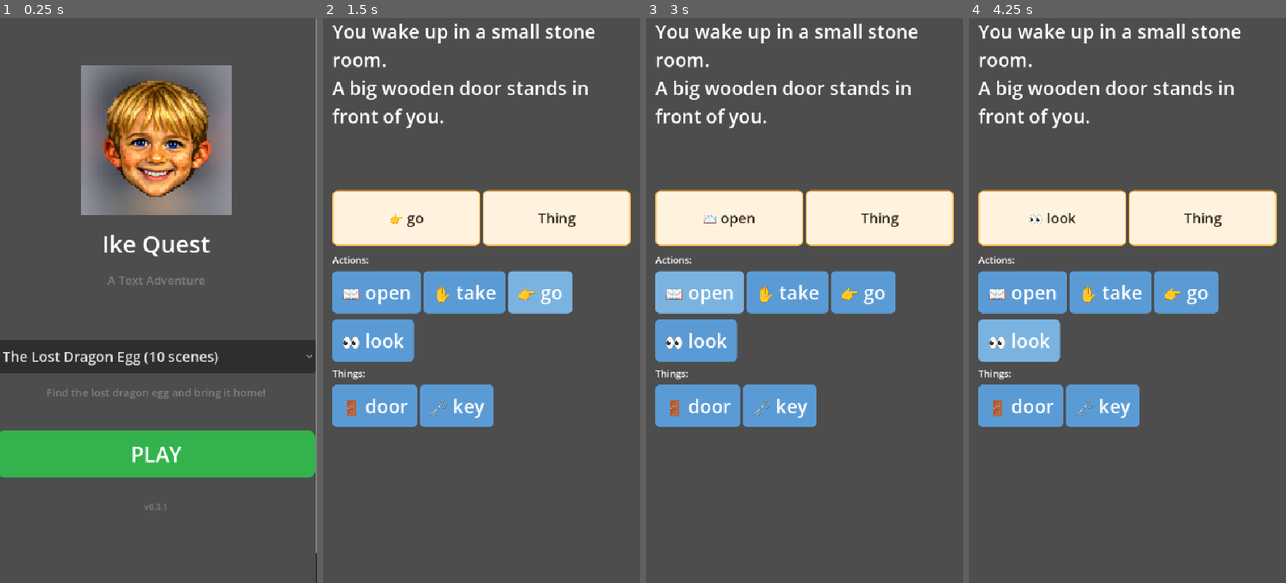
Above: before the commit, frames 1-4 (left to right).
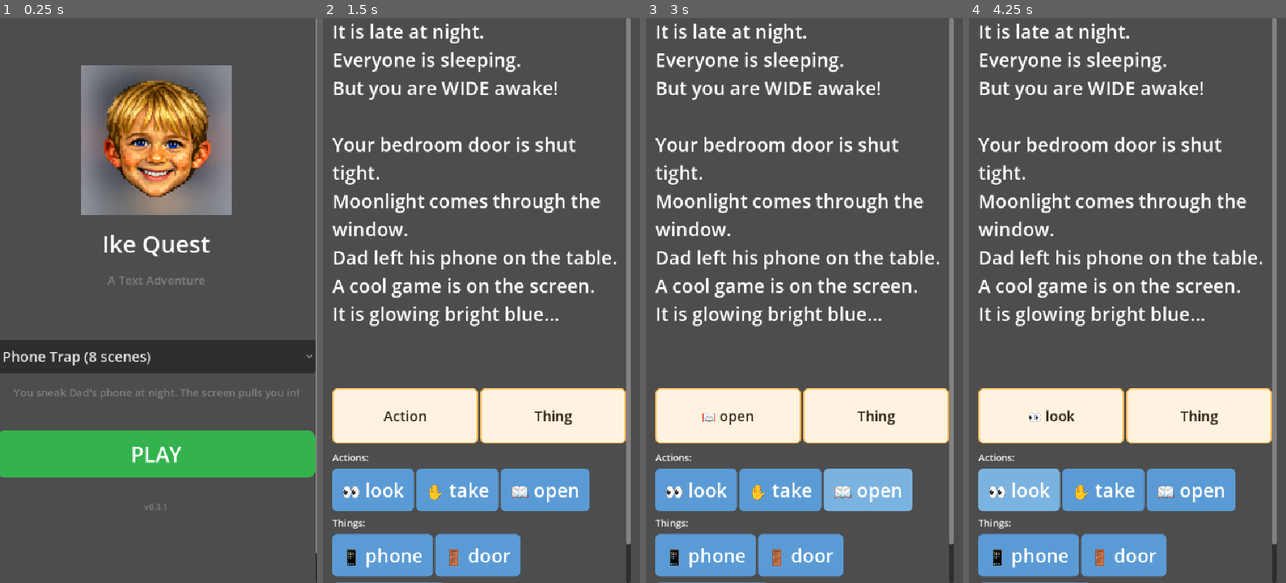
Above: after the commit, the same moments.

Repository: DlaregY/kid-text-adventure
Game: Godot game, scene res://Game.tscn
The game is run twice, just before and just after one commit, with the same random seed, the same clock (stepped at 60 frames per second) and the same inputs.
Inputs (mouse positions are in pixels of both pictures, inside the frame that each line leads up to):
- Up to frame 1 (0.25 s): no input
- Up to frame 2 (1.5 s): click "PLAY" at 0.5 s; click (541, 294) at 1.25 s, where only the run before the commit has a clickable "👉 go"
- Up to frame 3 (3 s): click (864, 294) at 2 s, where only the run before the commit has a clickable "👉 go"; click "📖 open" at 2.75 s
- Up to frame 4 (4.25 s): click "👀 look" at 3.5 s

The runs differ from the first frame. In frame 1, 1.1% of the frame differs, in the area x 0-95%, y 58-68%; in frame 2, 44%; in frame 3, 44%; in frame 4, 44%, in the area x 2-98%, y 0-100%.

Commit message:
Add "Phone Trap" story: 8-scene futuristic adventure
Kid sneaks Dad's phone at night, gets sucked into Phone World,
meets Byte the robot, defeats bugs and the Phone Boss to escape.
97 explicit commands with contextual responses for every
tile+inventory combination. 6 new emoji tokens added.

Co-Authored-By: Claude Opus 4.6 <noreply@anthropic.com>

Diff:
--- a/scripts/Game.gd
+++ b/scripts/Game.gd
@@ -23,6 +23,8 @@
 	"chain": "⛓️", "tunnel": "🚇", "torch": "🔦", "wall": "🧱",
 	"tower": "🗼", "bike": "🏍️", "stairs": "🪜", "ghost": "👻",
 	"home": "🏠", "library": "🏛️",
+	"phone": "📱", "robot": "🤖", "bug": "🐛",
+	"shield": "🛡️", "chip": "💾", "boss": "👾",
 }
 
 const LOOK_FALLBACKS: Array[String] = [
--- /dev/null
+++ b/stories/phone_trap.json
@@ -0,0 +1,656 @@
+{
+  "meta": {
+    "title": "Phone Trap",
+    "version": 1,
+    "teaser": "You sneak Dad's phone at night. The screen pulls you in!"
+  },
+  "vocab": {
+    "look": {"label": "Look"},
+    "go": {"label": "Go"},
+    "take": {"label": "Take"},
+    "open": {"label": "Open"},
+    "talk": {"label": "Talk"},
+    "give": {"label": "Give"},
+    "climb": {"label": "Climb"},
+    "phone": {"label": "Phone"},
+    "robot": {"label": "Robot"},
+    "bug": {"label": "Bug"},
+    "shield": {"label": "Shield"},
+    "chip": {"label": "Chip"},
+    "boss": {"label": "Boss"},
+    "door": {"label": "Door"},
+    "window": {"label": "Window"},
+    "sign": {"label": "Sign"},
+    "box": {"label": "Box"},
+    "torch": {"label": "Torch"},
+    "tower": {"label": "Tower"},
+    "shelf": {"label": "Shelf"},
+    "gate": {"label": "Gate"},
+    "fire": {"label": "Fire"},
+    "wall": {"label": "Wall"},
+    "tunnel": {"label": "Tunnel"},
+    "home": {"label": "Home"}
+  },
+  "start_scene": "bedroom",
+  "scenes": {
+    "bedroom": {
+      "text": [
+        "It is late at night.",
+        "Everyone is sleeping.",
+        "But you are WIDE awake!",
+        "",
+        "Your bedroom door is shut tight.",
+        "Moonlight comes through the window.",
+        "Dad left his phone on the table.",
+        "A cool game is on the screen.",
+        "It is glowing bright blue..."
+      ],
+      "tiles": ["look", "take", "open", "phone", "door", "window"],
+      "commands": [
+        {
+          "pattern": ["look", "phone"],
+          "response": "The screen glows bright blue. A game is on it! It looks SO cool!"
+        },
+        {
+          "pattern": ["look", "door"],
+          "response": "Your bedroom door. Shhh! Everyone is sleeping!"
+        },
+        {
+          "pattern": ["look", "window"],
+          "response": "Dark outside. Stars twinkle in the sky. The moon is big and round!"
+        },
+        {
+          "pattern": ["take", "phone"],
+          "response": "You already grabbed the phone! Try opening it!",
+          "requirements": {"inventory_has": ["phone"]}
+        },
+        {
+          "pattern": ["take", "phone"],
+          "response": "You sneak the phone off the table. It feels warm and buzzy!",
+          "effects": {"inventory_add": ["phone"]}
+        },
+        {
+          "pattern": ["take", "door"],
+          "response": "Take the door?! Where would you put it?!"
+        },
+        {
+          "pattern": ["take", "window"],
+          "response": "You can't take a window! That's silly!"
+        },
+        {
+          "pattern": ["open", "phone"],
+          "response": "You tap the screen. The glow gets SUPER bright! The room starts to spin! WHOOOOSH! You are getting SUCKED INTO THE PHONE!",
+          "requirements": {"inventory_has": ["phone"]},
+          "effects": {"inventory_remove": ["phone"]},
+          "next": "pixel_plaza"
+        },
+        {
+          "pattern": ["open", "phone"],
+          "response": "You don't have the phone! Grab it from the table first!"
+        },
+        {
+          "pattern": ["phone", "door"],
+          "response": "You point the phone at the door. The screen just glows blue. Try OPENING the phone instead!"
+        },
+        {
+          "pattern": ["phone", "window"],
+          "response": "You hold the phone up to the window. The moonlight makes the screen glow even brighter! Pretty! But try OPENING it!"
+        },
+        {
+          "pattern": ["open", "door"],
+          "response": "No way! You will wake up Mom and Dad!"
+        },
+        {
+          "pattern": ["open", "window"],
+          "response": "Too late to open the window! The phone is way more interesting!"
+        }
+      ],
+      "default": [
+        "Shhh! Be quiet! Everyone is sleeping!",
+        "That doesn't do anything. The phone looks interesting though...",
+        "Hmm, nope! Try something with the phone!",
+        "You hear Dad snoring. ZZZZZ! Better be sneaky!",
+        "That's not going to help you right now!",
+        "The room is quiet. That glowing phone is calling to you..."
+      ]
+    },
+
+    "pixel_plaza": {
+      "text": [
+        "WHOMP!",
+        "You land on a glowing floor!",
+        "Everything is made of bright colored squares!",
+        "",
+        "A cute little robot waves at you.",
+        "A blinking sign is nearby.",
+        "A glowing door hums on the far wall.",
+        "Where ARE you?!"
+      ],
+      "tiles": ["look", "talk", "go", "robot", "sign", "door"],
+      "commands": [
+        {
+          "pattern": ["look", "robot"],
+          "response": "A small robot with big blue eyes! It is waving at you and beeping!"
+        },
+        {
+          "pattern": ["look", "sign"],
+          "response": "The sign blinks: WELCOME TO PHONE WORLD! EXIT: LOCKED BY PHONE BOSS."
+        },
+        {
+          "pattern": ["look", "door"],
+          "response": "A glowing blue door. It leads deeper into the phone!"
+        },
+        {
+          "pattern": ["talk", "robot"],
+          "response": "Byte beeps. BEEP BOOP! Remember, bugs hate bright light! Use the torch! Go go go!",
+          "requirements": {"flags_true": ["talked_byte"]}
+        },
+        {
+          "pattern": ["talk", "robot"],
+          "response": "BEEP BOOP! I am Byte! You are INSIDE the phone! The Phone Boss locked the exit. You need the POWER CHIP to stop him! Here, take this TORCH! Bugs hate bright light! Now go through that door!",
+          "effects": {"inventory_add": ["torch"], "flags_set": {"talked_byte": true}}
+        },
+        {
+          "pattern": ["talk", "sign"],
+          "response": "You talk to the sign. It just blinks. Signs can't talk, silly!"
+        },
+        {
+          "pattern": ["talk", "door"],
+          "response": "You say hi to the door. It buzzes. Doors don't talk here either!"
+        },
+        {
+          "pattern": ["go", "door"],
+          "response": "Byte gives you a thumbs up. BEEP! Good luck! You step through the glowing door!",
+          "requirements": {"flags_true": ["talked_byte"]},
+          "next": "bug_den"
+        },
+        {
+          "pattern": ["go", "door"],
+          "response": "The door won't budge. Maybe talk to someone first?"
+        },
+        {
+          "pattern": ["go", "robot"],
+          "response": "You walk up to the robot. It beeps and waves! Try TALKING to it!"
+        },
+        {
+          "pattern": ["go", "sign"],
+          "response": "You walk to the sign. It blinks at you. That's it!"
+        },
+        {
+          "pattern": ["torch", "robot"],
+          "response": "You shine the torch at Byte. BEEP! TOO BRIGHT! Byte covers its eyes. Oops! Save the torch for the BUGS!"
+        },
+        {
+          "pattern": ["torch", "sign"],
+          "response": "You shine the torch at the sign. The letters glow brighter! Still says the same thing though."
+        },
+        {
+          "pattern": ["torch", "door"],
+          "response": "You shine the torch at the door. It glows blue. Save the torch for later! Go through the DOOR!"
+        }
+      ],
+      "default": [
+        "BEEP BOOP! That didn't do anything!",
+        "The pixels flash but nothing happens!",
+        "Hmm, try talking to the robot! It looks friendly!",
+        "Nope! Everything just blinks and beeps!",
+        "That's not how things work in Phone World!",
+        "The glowing floor hums. Try something else!"
+      ]
+    },
+
+    "bug_den": {
+      "text": [
+        "You walk into a dark room.",
+        "Broken bits of code float in the air!",
+        "",
+        "A GIANT BUG blocks the path!",
+        "It crackles and sparks!",
+        "Behind it, you can just see a door.",
+        "There is an old box in the corner."
+      ],
+      "tiles": ["look", "take", "open", "bug", "box", "door"],
+      "commands": [
+        {
+          "pattern": ["look", "bug"],
+          "response": "A BIG glitchy bug! It crackles with sparks. It looks scared of bright LIGHT!"
+        },
+        {
+          "pattern": ["look", "box"],
+          "response": "An old dusty box. You peek inside... nothing but code dust! Achoo!"
+        },
+        {
+          "pattern": ["look", "door"],
+          "response": "A door behind the bug! But the bug is blocking the way!"
+        },
+        {
+          "pattern": ["open", "box"],
+          "response": "You open the box all the way. Empty! Just some dusty old code crumbs."
+        },
+        {
+          "pattern": ["open", "door"],
+          "response": "You can't reach the door! The bug is in the way!"
+        },
+        {
+          "pattern": ["open", "bug"],
+          "response": "Open a bug?! Ewww! That's gross! No thank you!"
+        },
+        {
+          "pattern": ["take", "bug"],
+          "response": "BZZZT! The bug zaps your hand! OUCH! Don't touch it!"
+        },
+        {
+          "pattern": ["take", "box"],
+          "response": "The box falls apart when you try to pick it up! Too old!"
+        },
+        {
+          "pattern": ["take", "door"],
+          "response": "You can't take a door! And the bug is in the way anyway!"
+        },
+        {
+          "pattern": ["torch", "bug"],
+          "response": "You shine the torch RIGHT at the bug! BZZZZZT! CRACKLE! POP! The bug glitches and fizzles into nothing! The path is clear!",
+          "requirements": {"inventory_has": ["torch"]},
+          "effects": {"inventory_remove": ["torch"]},
+          "next": "data_tower"
+        },
+        {
+          "pattern": ["torch", "door"],
+          "response": "The door doesn't need light! That BUG does!"
+        },
+        {
+          "pattern": ["torch", "box"],
+          "response": "You shine the torch at the box. It's just an old box! Try the bug!"
+        }
+      ],
+      "default": [
+        "The bug crackles at you! Better find another way!",
+        "Bits of code float past your head. Weird!",
+        "Nope! That bug is still blocking the way!",
+        "That didn't work! The bug sparks at you!",
+        "Hmm, bugs don't like bright things... just saying!",
+        "Try something else! That glitchy bug isn't moving!"
+      ]
+    },
+
+    "data_tower": {
+      "text": [
+        "WOW!",
+        "Huge towers of blinking lights stretch way up!",
+        "Wires criss-cross everywhere like a jungle!",
+        "",
+        "A big locked gate blocks the way.",
+        "Way up on a high shelf, something is shining!"
+      ],
+      "tiles": ["look", "climb", "open", "tower", "shelf", "gate"],
+      "commands": [
+        {
+          "pattern": ["look", "tower"],
+          "response": "The towers hum and blink with tiny lights. They must be the phone's brain!"
+        },
+        {
+          "pattern": ["look", "shelf"],
+          "response": "Way up high on a shelf... is that a KEY? It is glowing gold!"
+        },
+        {
+          "pattern": ["look", "gate"],
+          "response": "A big heavy gate. It has a glowing keyhole in the middle."
+        },
+        {
+          "pattern": ["climb", "tower"],
+          "response": "Way too smooth and tall! You slide right back down! Wheee!"
+        },
+        {
+          "pattern": ["climb", "gate"],
+          "response": "The gate is too slippery to climb! Try opening it?"
+        },
+        {
+          "pattern": ["climb", "shelf"],
+          "response": "You already grabbed the key! Try the gate!",
+          "requirements": {"inventory_has": ["key"]}
+        },
+        {
+          "pattern": ["climb", "shelf"],
+          "response": "You scramble up the shelves! Almost... almost... GOT IT! A glowing KEY!",
+          "effects": {"inventory_add": ["key"]}
+        },
+        {
+          "pattern": ["open", "gate"],
+          "response": "You push the key into the lock. CLICK! CLUNK! The gate swings open! Behind it, a glowing SHIELD sits on a pedestal. You grab it!",
+          "requirements": {"inventory_has": ["key"]},
+          "effects": {"inventory_remove": ["key"], "inventory_add": ["shield"]},
+          "next": "firewall"
+        },
+        {
+          "pattern": ["open", "gate"],
+          "response": "It is locked tight! You need a key! Maybe look UP?"
+        },
+        {
+          "pattern": ["open", "tower"],
+          "response": "The towers don't open! They just hum and blink!"
+        },
+        {
+          "pattern": ["open", "shelf"],
+          "response": "It's a shelf, not a door! Try climbing it!"
+        },
+        {
+          "pattern": ["key", "gate"],
+          "response": "You push the glowing key into the lock. CLICK! The gate opens! A shiny SHIELD is inside! You grab it!",
+          "requirements": {"inventory_has": ["key"]},
+          "effects": {"inventory_remove": ["key"], "inventory_add": ["shield"]},
+          "next": "firewall"
+        },
+        {
+          "pattern": ["key", "tower"],
+          "response": "You press the key against the tower. No keyhole here! The key goes in the GATE!"
+        },
+        {
+          "pattern": ["key", "shelf"],
+          "response": "You poke the shelf with the key. Nope! The key fits in the GATE, silly!"
+        }
+      ],
+      "default": [
+        "The towers blink at you. Blink blink blink!",
+        "Wires buzz overhead! Don't touch them!",
+        "That didn't work! The gate is still locked!",
+        "Hmm, that shiny thing on the shelf looks important!",
+        "Nope! Try something else! Look around!",
+        "The phone's brain hums. So many blinking lights!"
+      ]
+    },
+
+    "firewall": {
+      "text": [
+        "WHOOSH!",
+        "A HUGE wall of FIRE blocks the path!",
+        "Flames crackle and pop everywhere!",
+        "",
+        "It is SO hot!",
+        "An old metal box sits near the wall.",
+        "No way around it.",
+        "The only way is THROUGH!"
+      ],
+      "tiles": ["look", "open", "go", "fire", "wall", "box"],
+      "commands": [
+        {
+          "pattern": ["look", "fire"],
+          "response": "Bright orange and red flames! They are made of code but feel SUPER hot!"
+        },
+        {
+          "pattern": ["look", "wall"],
+          "response": "The firewall goes all the way up and all the way across. No sneaking around it!"
+        },
+        {
+          "pattern": ["look", "box"],
+          "response": "An old metal box. The lid is welded shut. There's nothing useful inside."
+        },
+        {
+          "pattern": ["open", "box"],
+          "response": "It won't open! The lid is welded shut! Just an old junk box."
+        },
+        {
+          "pattern": ["open", "fire"],
+          "response": "You can't OPEN fire! That's not how fire works!"
+        },
+        {
+          "pattern": ["open", "wall"],
+          "response": "The wall is made of fire! It doesn't have a door!"
+        },
+        {
+          "pattern": ["shield", "fire"],
+          "response": "You hold up the shield and walk RIGHT THROUGH the fire! Flames bounce off everywhere! You are totally safe! SO COOL!",
+          "requirements": {"inventory_has": ["shield"]},
+          "effects": {"inventory_remove": ["shield"]},
+          "next": "dark_tunnel"
+        },
+        {
+          "pattern": ["go", "fire"],
+          "response": "You hold up the shield and march through the flames! They bounce right off! AMAZING! You made it through!",
+          "requirements": {"inventory_has": ["shield"]},
+          "effects": {"inventory_remove": ["shield"]},
+          "next": "dark_tunnel"
+        },
+        {
+          "pattern": ["go", "fire"],
+          "response": "OW OW OW! Way too hot! You jump back! You need something to BLOCK the heat!"
+        },
+        {
+          "pattern": ["go", "wall"],
+          "response": "OUCH! The wall IS the fire! Don't walk into it!"
+        },
+        {
+          "pattern": ["go", "box"],
+          "response": "You walk to the box. It's just old junk. Can't help you here."
+        },
+        {
+          "pattern": ["shield", "wall"],
+          "response": "You push the shield against the wall. The fire is everywhere! Try walking through the FIRE with the shield!"
+        },
+        {
+          "pattern": ["shield", "box"],
+          "response": "You bonk the box with the shield. CLANG! Nothing happens. Use the shield on the FIRE!"
+        }
+      ],
+      "default": [
+        "WHOOSH! The fire crackles at you!",
+        "That didn't help! The flames are still blazing!",
+        "Too hot too hot! Try something else!",
+        "Nope! The firewall is not going anywhere!",
+        "Maybe use something to protect yourself?",
+        "CRACKLE POP! The fire laughs at you! Wait, fire can't laugh."
+      ]
+    },
+
+    "dark_tunnel": {
+      "text": [
+        "You made it through the fire!",
+        "But now it is REALLY dark in here.",
+        "You can barely see!",
+        "",
+        "A faint glow comes from the ground.",
+        "A sign is on the wall.",
+        "The tunnel goes deeper..."
+      ],
+      "tiles": ["look", "take", "go", "chip", "sign", "tunnel"],
+      "commands": [
+        {
+          "pattern": ["look", "chip"],
+          "response": "A glowing chip on the ground! It says POWER CHIP on the side. This must be what Byte told you about!"
+        },
+        {
+          "pattern": ["look", "sign"],
+          "response": "The sign reads: BOSS ROOM AHEAD. BEWARE! The letters blink red. Gulp!"
+        },
+        {
+          "pattern": ["look", "tunnel"],
+          "response": "The dark tunnel goes deeper. A faint red glow comes from far ahead. Creepy!"
+        },
+        {
+          "pattern": ["take", "chip"],
+          "response": "You already grabbed the Power Chip! Time to go!",
+          "requirements": {"inventory_has": ["chip"]}
+        },
+        {
+          "pattern": ["take", "chip"],
+          "response": "You grab the Power Chip! It hums and buzzes with energy in your hand!",
+          "effects": {"inventory_add": ["chip"]}
+        },
+        {
+          "pattern": ["take", "sign"],
+          "response": "The sign is bolted to the wall! You can't take it!"
+        },
+        {
+          "pattern": ["take", "tunnel"],
+          "response": "You can't take a tunnel! That's not how tunnels work!"
+        },
+        {
+          "pattern": ["go", "tunnel"],
+          "response": "You squeeze the Power Chip tight and walk toward the red glow. Here goes nothing...",
+          "requirements": {"inventory_has": ["chip"]},
+          "next": "boss_room"
+        },
+        {
+          "pattern": ["go", "tunnel"],
+          "response": "It's too dark and scary! You should look around first. Don't go empty-handed!"
+        },
+        {
+          "pattern": ["go", "sign"],
+          "response": "You walk up to the sign. BOSS ROOM AHEAD. BEWARE! Yikes!"
+        },
+        {
+          "pattern": ["go", "chip"],
+          "response": "You already have the chip! Time to GO through the TUNNEL!",
+          "requirements": {"inventory_has": ["chip"]}
+        },
+        {
+          "pattern": ["go", "chip"],
+          "response": "You walk to the glowing chip. Maybe TAKE it?"
+        },
+        {
+          "pattern": ["chip", "sign"],
+          "response": "You hold the chip near the sign. It buzzes but the sign just blinks. Save the chip for the BOSS!"
+        },
+        {
+          "pattern": ["chip", "tunnel"],
+          "response": "Don't waste the chip here! You need it for the BOSS! Just GO through the TUNNEL!"
+        }
+      ],
+      "default": [
+        "It is too dark to do that!",
+        "You bump into a wall! OOF! Can't see much!",
+        "Hmm, that faint glow on the ground looks important!",
+        "Nope! It's too dark and spooky!",
+        "You hear strange beeps deep in the tunnel!",
+        "That didn't work! Try looking around first!"
+      ]
+    },
+
+    "boss_room": {
+      "text": [
+        "A HUGE room glows red!",
+        "In the middle floats a BIG scary thing!",
+        "It has angry glowing eyes!",
+        "",
+        "It is the PHONE BOSS!",
+        "'YOU CANNOT LEAVE!' it booms.",
+        "'I WILL KEEP YOU HERE FOREVER!'",
+        "Behind it, you can see a door. The exit!"
+      ],
+      "tiles": ["look", "talk", "give", "go", "boss", "door"],
+      "commands": [
+        {
+          "pattern": ["look", "boss"],
+          "response": "The Phone Boss! Big and scary with glowing red eyes. It runs on POWER. Maybe you can OVERLOAD it!"
+        },
+        {
+          "pattern": ["look", "door"],
+          "response": "A door behind the Phone Boss! That must be the exit! But the Boss is in the way!"
+        },
+        {
+          "pattern": ["talk", "boss"],
+          "response": "'HA HA HA! You are stuck here FOREVER, little human! Nothing can stop me!' The Boss laughs."
+        },
+        {
+          "pattern": ["talk", "door"],
+          "response": "You yell at the door. HELP! But nobody answers."
+        },
+        {
+          "pattern": ["go", "boss"],
+          "response": "The Phone Boss zaps you back! 'NICE TRY!' it laughs. ZAP! Ow!"
+        },
+        {
+          "pattern": ["go", "door"],
+          "response": "The Phone Boss blocks the door! 'YOU SHALL NOT PASS!' it booms!"
+        },
+        {
+          "pattern": ["give", "boss"],
+          "response": "You try to hand over the chip nicely. The Boss just laughs! 'HA!' Maybe try a more... FORCEFUL approach!",
+          "requirements": {"inventory_has": ["chip"]}
+        },
+        {
+          "pattern": ["give", "boss"],
+          "response": "Give what? You need something POWERFUL to stop this thing!"
+        },
+        {
+          "pattern": ["give", "door"],
+          "response": "Give what to the door? That doesn't make sense!"
+        },
+        {
+          "pattern": ["chip", "boss"],
+          "response": "You SLAM the Power Chip into the Phone Boss! BZZZZZT! CRACKLE! ZAP! Sparks fly everywhere! 'NOOOOOO!' it screams! The Phone Boss shakes and wobbles and... CRASH! It powers down! The door behind it swings open! A bright swirling PORTAL appears!",
+          "requirements": {"inventory_has": ["chip"]},
+          "effects": {"inventory_remove": ["chip"]},
+          "next": "home"
+        },
+        {
+          "pattern": ["chip", "door"],
+          "response": "You press the chip against the door. Nothing! The BOSS is the problem, not the door! Use the chip on the BOSS!"
+        }
+      ],
+      "default": [
+        "'HA HA HA!' the Phone Boss laughs at you!",
+        "The Boss zaps the floor! CRACKLE! Scary!",
+        "That didn't work! The Phone Boss is too strong!",
+        "'IS THAT ALL YOU GOT?' the Boss booms!",
+        "You need something POWERFUL to stop this thing!",
+        "The red room pulses. The Boss stares at you with glowing eyes!"
+      ]
+    },
+
+    "home": {
+      "text": [
+        "FLASH! WHOOOOSH!",
+        "",
+        "You tumble through the portal and...",
+        "THUMP! You land on your bed!",
+        "",
+        "The phone is on the table.",
+        "The screen is dark and quiet.",
+        "Your door is still shut. The window glows pink.",
+        "",
+        "Was it all a dream?",
+        "You smile really big. Nope!",
+        "It was REAL!",
+        "",
+        "You pull up the covers.",
+        "That was the BEST adventure EVER!",
+        "Good night!"
+      ],
+      "tiles": ["look", "open", "phone", "window", "door"],
+      "commands": [
+        {
+          "pattern": ["look", "phone"],
+          "response": "The phone screen is dark. Wait... for a second you see Byte waving! BEEP BOOP! Then it's dark again."
+        },
+        {
+          "pattern": ["look", "window"],
+          "response": "The sun is starting to come up! Pink and orange sky. What a night!"
+        },
+        {
+          "pattern": ["look", "door"],
+          "response": "Your bedroom door. Everyone is still sleeping. They have no idea what just happened!"
+        },
+        {
+          "pattern": ["open", "phone"],
+          "response": "NO WAY! You are NOT going back in there! Time for sleep!"
+        },
+        {
+          "pattern": ["open", "door"],
+          "response": "Nah, you're staying in bed! That was enough adventure for one night!"
+        },
+        {
+          "pattern": ["open", "window"],
+          "response": "You crack the window open. Cool morning air comes in. Ahhh! Nice after all that!"
+        }
+      ],
+      "default": [
+        "Nope! Time for sleep! You've had enough adventure!",
+        "Zzzzz... wait, not yet. But soon!",
+        "You yawn really big. YAAAWN! What a night!",
+        "You pull the covers up tight. So cozy after Phone World!",
+        "No more adventures tonight! Time for sleep!",
+        "You close your eyes and smile. Best. Night. EVER."
+      ]
+    }
+  }
+}
